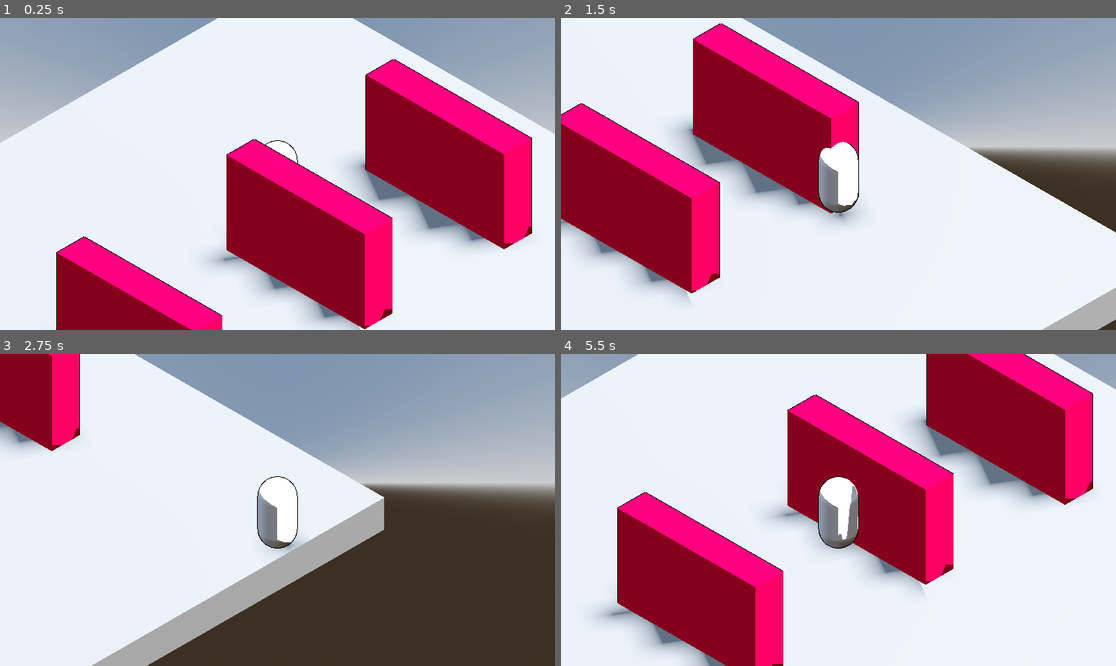
Above: before the commit, frames 1-4 (two rows, left to right).
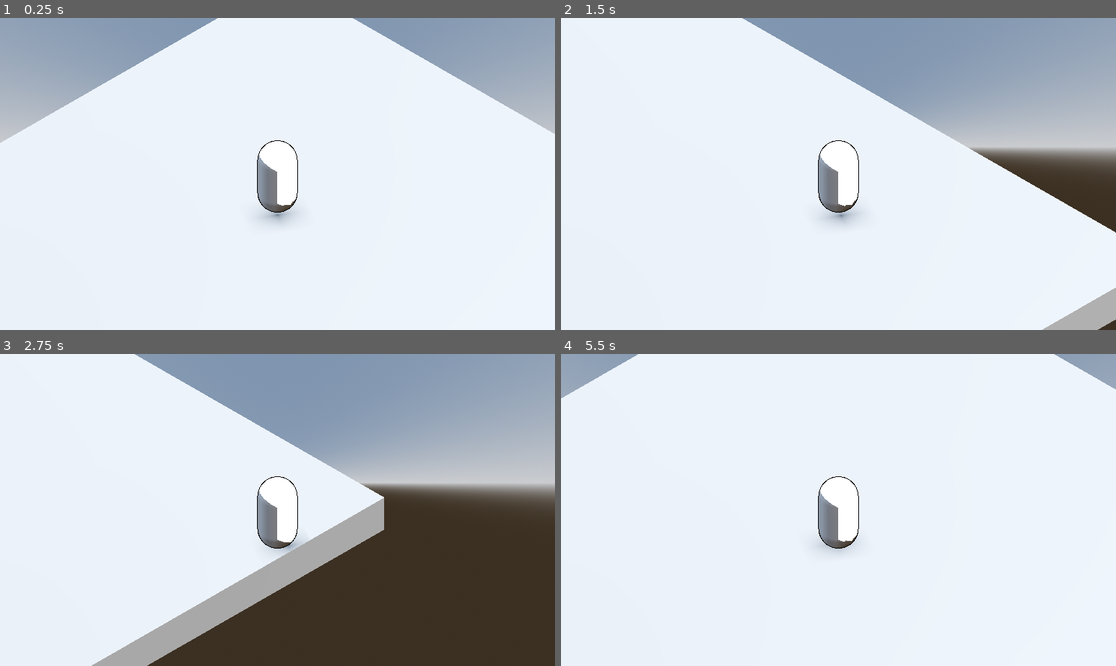
Above: after the commit, the same moments.

Repository: yashGhela/textmeback
Game: Godot game, scene res://levels/devlab.tscn
The game is run twice, just before and just after one commit, with the same random seed, the same clock (stepped at 60 frames per second) and the same inputs. The project has no main scene, so this scene is started directly.
Inputs:
- Up to frame 1 (0.25 s): no input
- Up to frame 2 (1.5 s): tap Enter (ui_accept) at 0.5, 0.77 s; hold D (right) 0.53-1.28 s; hold S (back) from 1.28 s (still down)
- Up to frame 3 (2.75 s): tap Enter (ui_accept) at 1.52 s; release S (back) at 2.03 s; hold D (right) from 2.03 s (still down)
- Up to frame 4 (5.5 s): release D (right) at 2.78 s; hold W (forward) 2.78-3.53 s; tap Enter (ui_accept) at 3.02, 3.77, 4.52 s; hold A (left) 3.53-5.03 s; hold S (back) from 5.03 s (still down)

The runs differ from the first frame. In frame 1, 33% of the frame differs, in the area x 10-96%, y 13-100%; in frame 2, 25%; in frame 3, 4.3%; in frame 4, 37%, in the area x 6-96%, y 0-100%.

Commit message:
adding a bunch of stuff im so sleepeh

Diff:
--- a/game-elements/barrier.tscn
+++ b/game-elements/barrier.tscn
@@ -4,6 +4,7 @@
 [ext_resource type="Shader" uid="uid://cjo3oo6xq6ppo" path="res://game-elements/shaders/celshader.gdshader" id="2_rqa58"]
 [ext_resource type="Texture2D" uid="uid://cxkahe6u325xi" path="res://game-elements/shaders/colorgradient.tres" id="3_bva0l"]
 [ext_resource type="Texture2D" uid="uid://dmfydmdgl0paw" path="res://game-elements/shaders/fresnelgradient.tres" id="4_5oegf"]
+[ext_resource type="Script" uid="uid://bs3ugc7gpcb54" path="res://scripts/barrier.gd" id="5_rqa58"]
 
 [sub_resource type="BoxMesh" id="BoxMesh_om75w"]
 size = Vector3(5, 3, 1)
@@ -28,6 +29,43 @@
 [sub_resource type="BoxShape3D" id="BoxShape3D_dw2qa"]
 size = Vector3(5.688965, 3.6035156, 2.3815155)
 
+[sub_resource type="Animation" id="Animation_dw2qa"]
+length = 0.001
+tracks/0/type = "value"
+tracks/0/imported = false
+tracks/0/enabled = true
+tracks/0/path = NodePath(".:position")
+tracks/0/interp = 1
+tracks/0/loop_wrap = true
+tracks/0/keys = {
+"times": PackedFloat32Array(0),
+"transitions": PackedFloat32Array(1),
+"update": 0,
+"values": [Vector3(0, 0, 0)]
+}
+
+[sub_resource type="Animation" id="Animation_rqa58"]
+resource_name = "shake"
+length = 0.36
+tracks/0/type = "value"
+tracks/0/imported = false
+tracks/0/enabled = true
+tracks/0/path = NodePath(".:position")
+tracks/0/interp = 1
+tracks/0/loop_wrap = true
+tracks/0/keys = {
+"times": PackedFloat32Array(0.0009999999, 0.10000001, 0.20000002, 0.26666668, 0.36666667),
+"transitions": PackedFloat32Array(1, 1, 1, 1, 1),
+"update": 0,
+"values": [Vector3(0, 0, 0), Vector3(0, 0, 0.1), Vector3(0, 0, 0), Vector3(0, 0, -0.1), Vector3(0, 0, 0)]
+}
+
+[sub_resource type="AnimationLibrary" id="AnimationLibrary_bva0l"]
+_data = {
+&"RESET": SubResource("Animation_dw2qa"),
+&"shake": SubResource("Animation_rqa58")
+}
+
 [node name="Barrier" type="MeshInstance3D" unique_id=704768948]
 mesh = SubResource("BoxMesh_om75w")
 surface_material_override/0 = SubResource("ShaderMaterial_akf43")
@@ -38,7 +76,11 @@
 shape = SubResource("ConvexPolygonShape3D_iqklc")
 
 [node name="InteractionArea" type="Area3D" parent="." unique_id=1148839746]
+script = ExtResource("5_rqa58")
 
 [node name="CollisionShape3D" type="CollisionShape3D" parent="InteractionArea" unique_id=1736659856]
 transform = Transform3D(1, 0, 0, 0, 1, 0, 0, 0, 1, -0.026611328, -0.0029296875, 0.06757355)
 shape = SubResource("BoxShape3D_dw2qa")
+
+[node name="AnimationPlayer" type="AnimationPlayer" parent="." unique_id=513474334]
+libraries/ = SubResource("AnimationLibrary_bva0l")
--- a/levels/devlab.tscn
+++ b/levels/devlab.tscn
@@ -1,10 +1,6 @@
 [gd_scene format=3 uid="uid://p7jh47ljc7oj"]
 
 [ext_resource type="PackedScene" uid="uid://cqmr6h5f2qftu" path="res://game-elements/player.tscn" id="1_hnn2g"]
-[ext_resource type="Shader" uid="uid://505mpqnvv57c" path="res://game-elements/shaders/outline.gdshader" id="2_eqxup"]
-[ext_resource type="Shader" uid="uid://cjo3oo6xq6ppo" path="res://game-elements/shaders/celshader.gdshader" id="2_w7w6m"]
-[ext_resource type="Texture2D" uid="uid://cxkahe6u325xi" path="res://game-elements/shaders/colorgradient.tres" id="3_eqxup"]
-[ext_resource type="Texture2D" uid="uid://dmfydmdgl0paw" path="res://game-elements/shaders/fresnelgradient.tres" id="4_xu15f"]
 
 [sub_resource type="ProceduralSkyMaterial" id="ProceduralSkyMaterial_hnn2g"]
 sky_horizon_color = Color(0.66224277, 0.6717428, 0.6867428, 1)
@@ -25,26 +21,6 @@
 [sub_resource type="ConvexPolygonShape3D" id="ConvexPolygonShape3D_stvgd"]
 points = PackedVector3Array(10.158731, 0.61111104, 10.154754, -10.158731, -0.65873015, -10.154754, -10.158731, -0.65873 …(192 unchanged characters)…
 
-[sub_resource type="BoxMesh" id="BoxMesh_om75w"]
-size = Vector3(5, 3, 1)
-
-[sub_resource type="ShaderMaterial" id="ShaderMaterial_xu15f"]
-render_priority = 0
-shader = ExtResource("2_eqxup")
-shader_parameter/outline_color = Color(0, 0, 0, 1)
-shader_parameter/outline_width = 2.0
-
-[sub_resource type="ShaderMaterial" id="ShaderMaterial_akf43"]
-render_priority = 0
-next_pass = SubResource("ShaderMaterial_xu15f")
-shader = ExtResource("2_w7w6m")
-shader_parameter/albedo = Color(0.8980392, 0, 0.23921569, 1)
-shader_parameter/color_gradient = ExtResource("3_eqxup")
-shader_parameter/fresnel_gradient = ExtResource("4_xu15f")
-
-[sub_resource type="ConvexPolygonShape3D" id="ConvexPolygonShape3D_eqxup"]
-points = PackedVector3Array(2.5, 1.5, 0.5, 2.5, 1.5, -0.5, -2.5, 1.5, 0.5, 2.5, -1.5, 0.5, 2.5, -1.5, -0.5, -2.5, 1.5, -0.5, -2.5, -1.5, 0.5, -2.5, -1.5, -0.5)
-
 [node name="devlab" type="Node3D" unique_id=1026591460]
 
 [node name="DirectionalLight3D" type="DirectionalLight3D" parent="." unique_id=2006678492]
@@ -64,23 +40,3 @@
 
 [node name="Player" parent="." unique_id=642970210 instance=ExtResource("1_hnn2g")]
 transform = Transform3D(1, 0, 0, 0, 1, 0, 0, 0, 1, -2.818861, 1.6111116, -2.5348568)
-
-[node name="MeshInstance3D2" type="MeshInstance3D" parent="." unique_id=766652389]
-transform = Transform3D(1, 0, 0, 0, 1, 0, 0, 0, 1, 0, 1.976279, 5.2938557)
-mesh = SubResource("BoxMesh_om75w")
-surface_material_override/0 = SubResource("ShaderMaterial_akf43")
-
-[node name="StaticBody3D" type="StaticBody3D" parent="MeshInstance3D2" unique_id=314526960]
-
-[node name="CollisionShape3D" type="CollisionShape3D" parent="MeshInstance3D2/StaticBody3D" unique_id=1958674332]
-shape = SubResource("ConvexPolygonShape3D_eqxup")
-
-[node name="MeshInstance3D3" type="MeshInstance3D" parent="." unique_id=456488776]
-transform = Transform3D(1, 0, 0, 0, 1, 0, 0, 0, 1, 0, 1.976279, -0.87598705)
-mesh = SubResource("BoxMesh_om75w")
-surface_material_override/0 = SubResource("ShaderMaterial_akf43")
-
-[node name="MeshInstance3D4" type="MeshInstance3D" parent="." unique_id=1520019759]
-transform = Transform3D(1, 0, 0, 0, 1, 0, 0, 0, 1, 0, 1.976279, -5.931931)
-mesh = SubResource("BoxMesh_om75w")
-surface_material_override/0 = SubResource("ShaderMaterial_akf43")
--- a/project.godot
+++ b/project.godot
@@ -13,6 +13,10 @@
 config/name="textmeback"
 config/features=PackedStringArray("4.6", "Forward Plus")
 config/icon="res://icon.svg"
+
+[autoload]
+
+Signalbus="*uid://bbqngs0rr1kau"
 
 [input]
 
--- /dev/null
+++ b/scripts/barrier.gd
@@ -0,0 +1,13 @@
+extends MeshInstance3D
+
+
+@onready var animation_player: AnimationPlayer = $AnimationPlayer
+var active_area = false
+
+
+func _input(event):
+	if active_area and event.is_action_pressed("interact"):
+		print("Interacting")
+		#Signalbus.emit_signal("display_dialog", dialog_key)
+		#Signalbus.emit_signal("talking")
+		#
--- /dev/null
+++ b/singletons/signalbus.gd
@@ -0,0 +1,3 @@
+extends Node
+
+signal interactWithShelf()
Not shown, added: scripts/barrier.gd.uid
Not shown, added: singletons/signalbus.gd.uid
